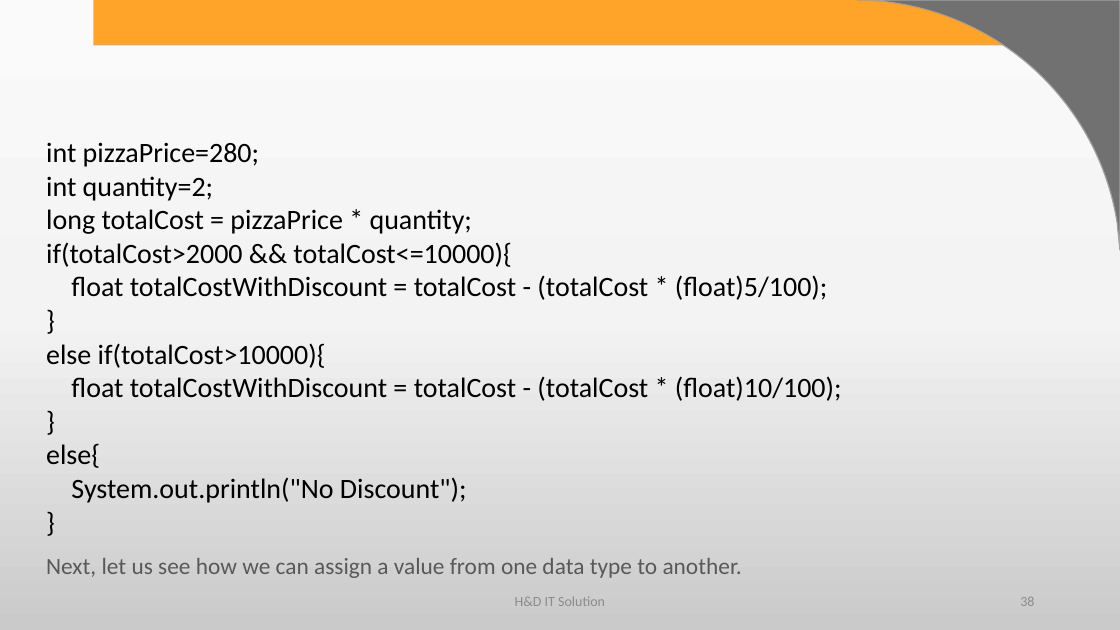
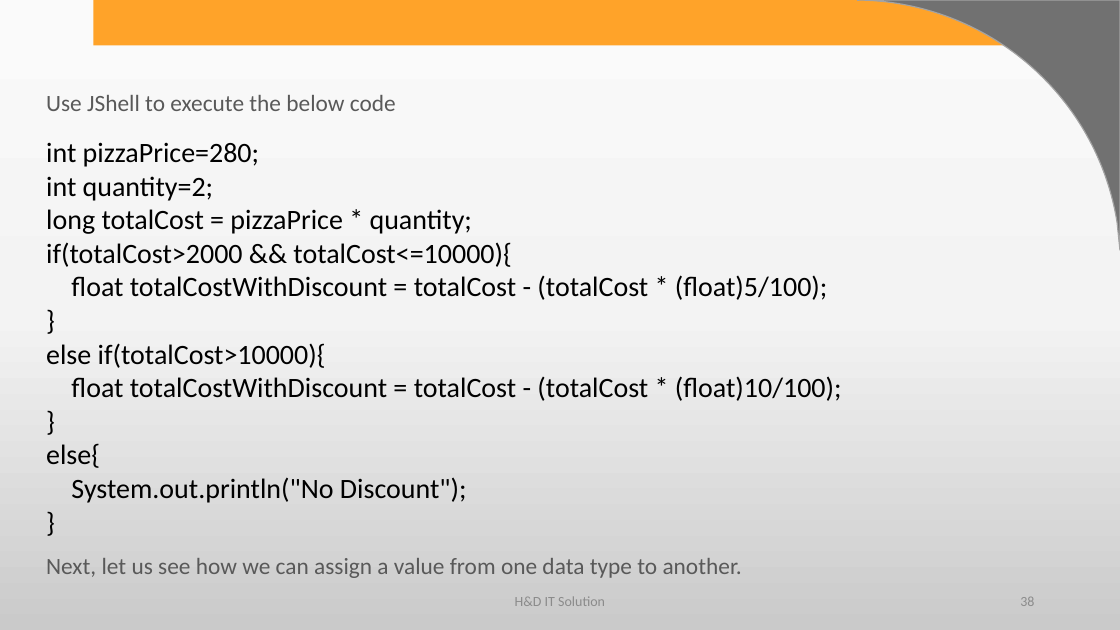
Before and after one commit to harshadasawant/infinite_code, a slide deck: slide 38 of ppt/JAVA syllabus.pptx. Drawn at 1120x630 pixels with LibreOffice and Linux fonts; fonts in the diff are those of the drawing; background and template pictures are left out. Boxes give left, top, right and bottom in pixels: in the first picture for what was removed or moved away, otherwise in the second. Text is boxed around its words. In the diff, an @@ line names an element or a change of style, - is before the commit and + after.

```diff
--- a/ppt/JAVA syllabus.pptx
+++ b/ppt/JAVA syllabus.pptx
@@ text added at (x1=46, y1=95, x2=396, y2=111), 20 pt, text #595959 @@
+Use JShell to execute the below code
```
Also in this commit, not shown: 4 other slides changed, 53 slides added, 8 other files.
